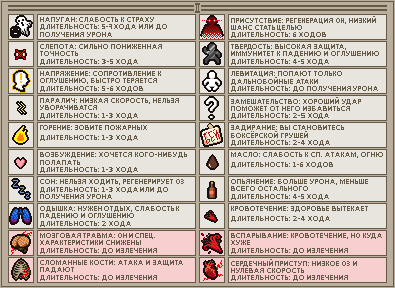
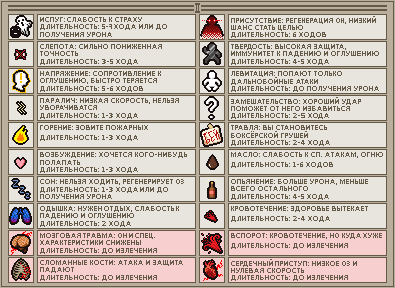
Before/after of a 395 × 288 layered artwork. What changed in the layer stack:
added group "Перевод" with 3 layers above "Надписи с шрифтом" over 41, 17, 382, 254
added layer "Второй" in group "Перевод" over 41, 17, 382, 254
renamed "Layer 3" to "Первый", hid it, moved it into group "Перевод" over 41, 17, 382, 254
showed "Оригинал" over 41, 17, 382, 254
